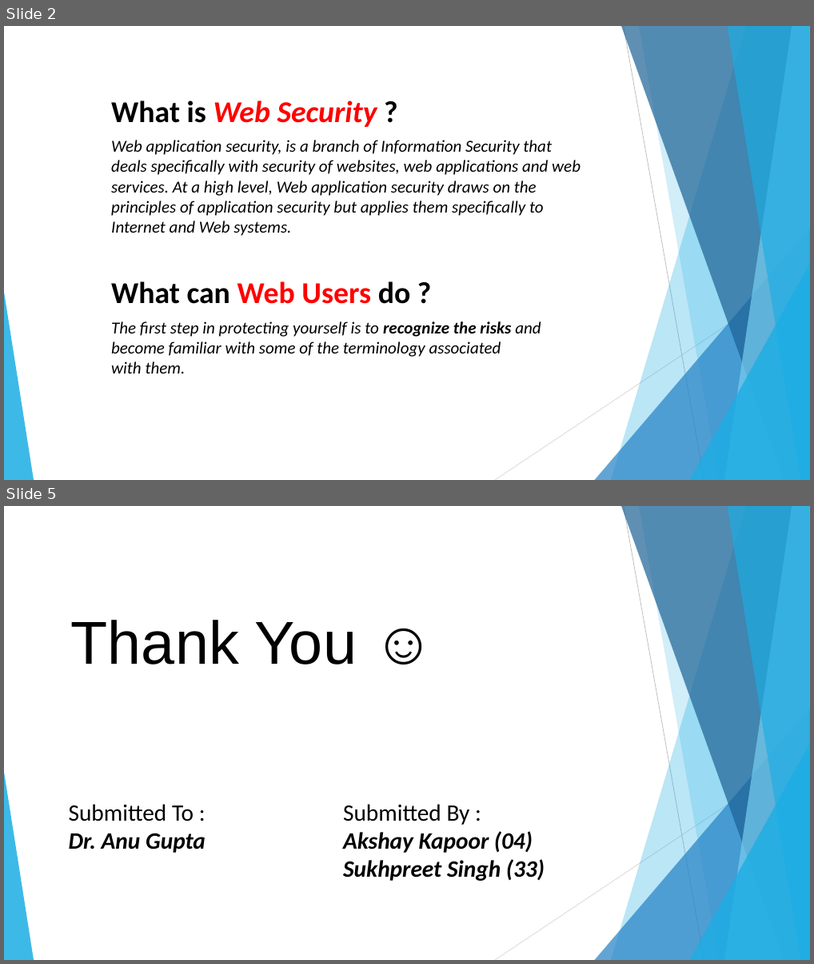
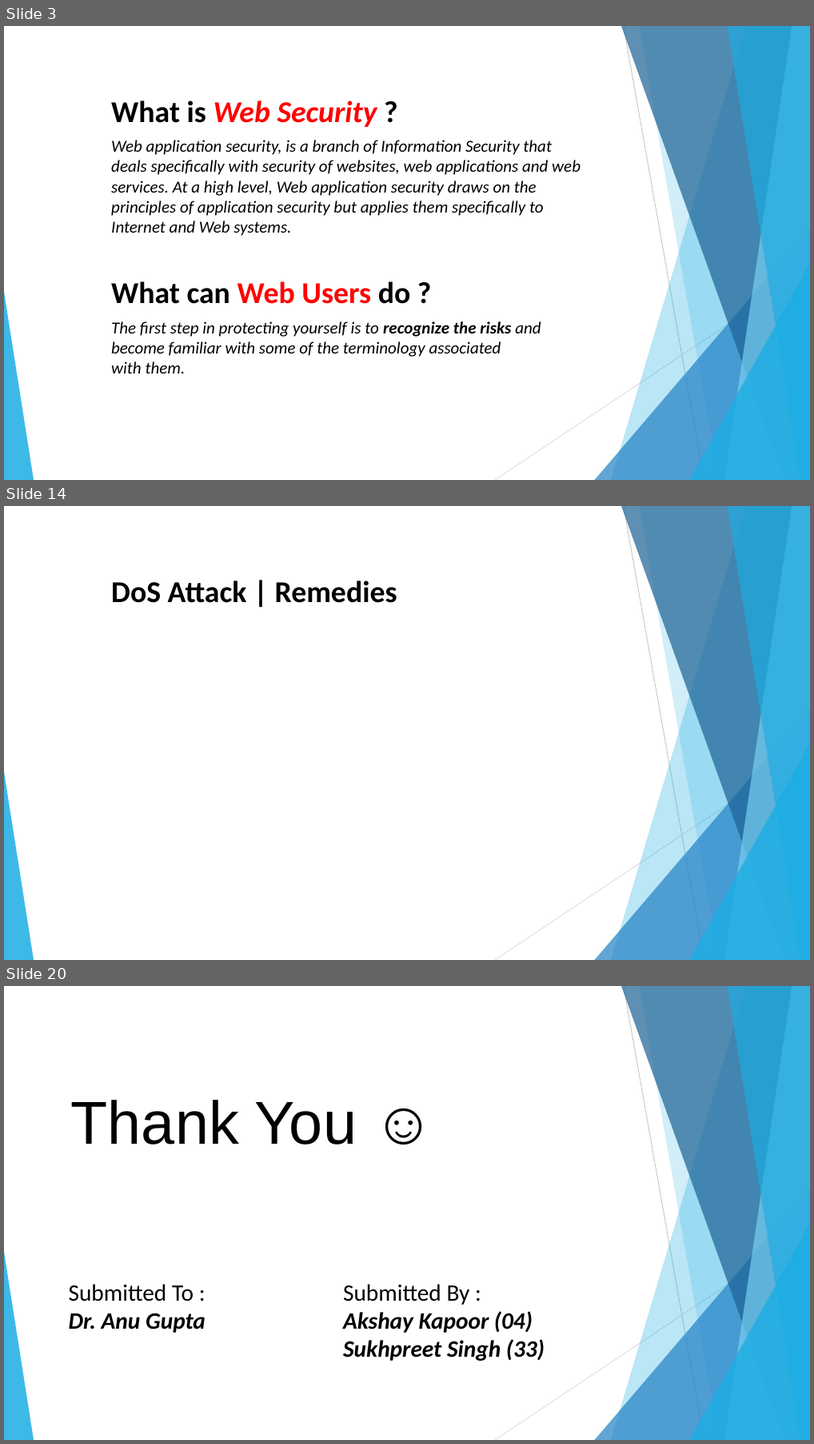
Before and after one commit to tHe-AK/Web-Security-Seminar, a slide deck: Web Security.pptx. Shown one above the other, each under a label of ours: slides 2 and 5 before the commit, slides 3, 14 and 20 after it; the slides between them are not shown. The pictures are 814x964 and 814x1444 pixels, drawn with LibreOffice and Linux fonts; fonts in the diff are those of the drawing. Boxes give left, top, right and bottom in pixels: in the first picture for what was removed or moved away, otherwise in the second. Text is boxed around its words. In the diff, an @@ line names an element or a change of style, - is before the commit and + after.

```diff
--- a/Web Security.pptx
+++ b/Web Security.pptx
@@ slide 14 added at (4,506,810,960), background #FFFFFF; not listed: 10 template elements that a slide beside it also shows @@
@@ text added at (111,580,398,603), 36 pt, text #000000, bold @@
+DoS Attack | Remedies
@@ what was slide 2 is now slide 3 @@
@@ what was slide 5 is now slide 20 @@
```
Also in this commit, not shown: 1 slide changed, 14 other slides added, 6 other files.
